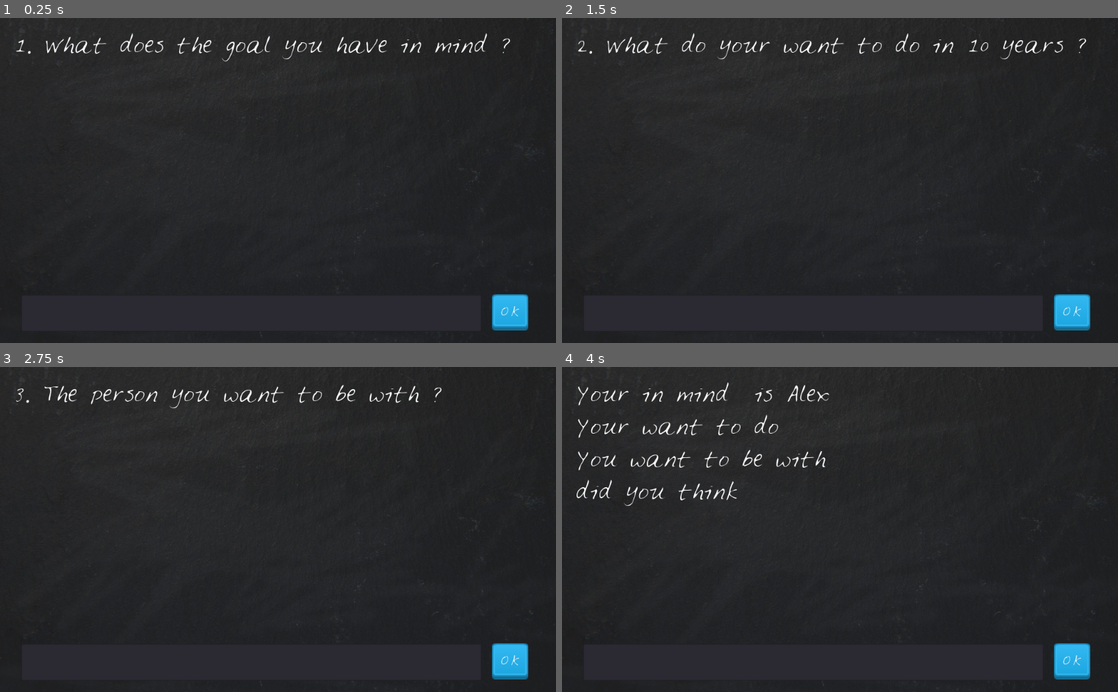
Above: before the commit, frames 1-4 (two rows, left to right).
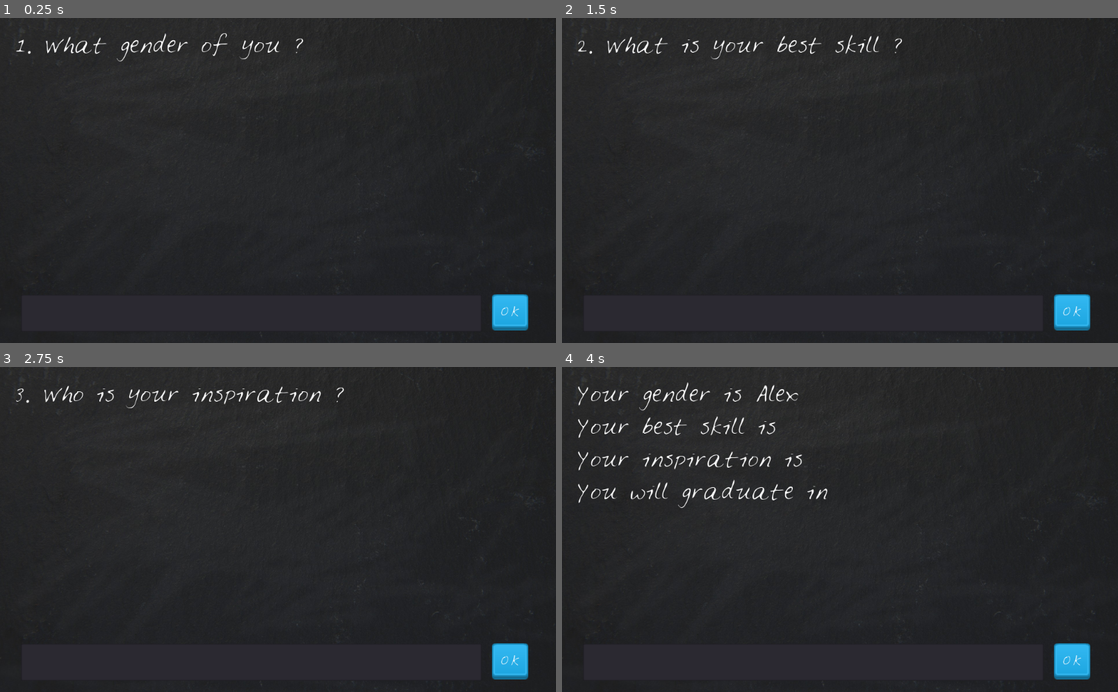
Above: after the commit, the same moments.

Repository: PLAYER-CHAI/looneygame
Game: Godot game, scene res://main_scene.tscn
Same seed, same stepped clock (60 frames per second), same inputs: the game is played once before the commit and once after it.
Inputs (mouse positions are in pixels of both pictures, inside the frame that each line leads up to):
- Up to frame 1 (0.25 s): no input
- Up to frame 2 (1.5 s): click (812, 313) at 0.52 s; type "Alex" at 0.6 s; click "OK" at 1.25 s
- Up to frame 3 (2.75 s): click "OK" at 2 s
- Up to frame 4 (4 s): click "OK" at 2.75 s; tap Enter at 3.5 s

The runs differ from the first frame. In frame 1, 1.0% of the frame differs, in the area x 21-92%, y 4-14%; in frame 2, 0.9%; in frame 3, 1.0%; in frame 4, 2.3%, in the area x 2-49%, y 4-44%.

Commit message:
Add a full game -EDITED-

Diff:
--- a/Node2D.gd
+++ b/Node2D.gd
@@ -1,15 +1,18 @@
 extends Control
-var story = "Your in mind  is %s \nYour want to do %s \nYou want to be with %s \ndid you think %s"
+var story = "Your gender is %s \nYour best skill is %s \nYour inspiration is %s \nYou will graduate in %s"
 var answers = []
 var questions = []
 var questions_number = 0
 
 func _ready():
-	questions.append("1. What does the goal you have in mind ?")
-	questions.append("2. What do your want to do in 10 years ?")
-	questions.append("3. The person you want to be with ?")
-	questions.append("4. What did you think of the last question ?")
+
+	questions.append("1. What gender of you ?")
+	questions.append("2. What is your best skill ?")
+	questions.append("3. Who is your inspiration ?")
+	questions.append("4. When do you graduate ?")
+
 	$DisplayText.text = questions[0]
+
 func _on_Play_Button_pressed():
 	if questions_number < len(questions)-1:
 		answers.append($PlayerInput.text)
@@ -17,8 +20,10 @@
 		$PlayerInput.text = ""
 		$DisplayText.text = questions[questions_number + 1]
 		questions_number = questions_number + 1
+
 	elif questions_number == len(questions)-1:
 		answers.append($PlayerInput.text)
 		print(answers)
 		$PlayerInput.text = ""
+
 		$DisplayText.text = story % answers
